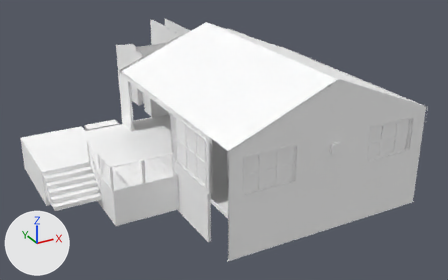
An edit to the glTF model tour/bim2/scene.opt-OS-REMODEL-open4k.glb, drawn before and after from the same camera.
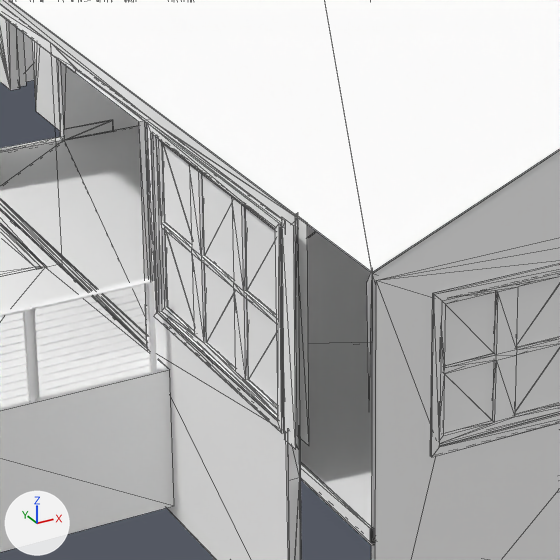
There are two pictures of each version: one whole from a 50 mm lens placed at (-23.7, -87.4, 34.8), pointed at (14.6, -17.9, 0.0), one close up on the part from 30% to 61% of the width and 30% to 80% of the height. Arrows for +X, +Y and +Z are at lower left; the lights stay in place. The last two pictures show the newer version. The close-ups show mesh edges as thin lines. Vertices at exactly the same position are counted once.

In view in the first close-up: 'ceilings|L1|gwb-l5#paint-ceiling-flat', 'floors|L1|oak-red-lauzon-vela', 'glass|L1|glass', 'openings|L1|window-frame', 'site|L1|deck-composite-grey', 'site|L1|deck-skirt', 'stairs|L1|steel-black', 'trim|-|hardie-trim#paint-ext-trim', 'walls|L1|hardie-lap#paint-ext-body', 'walls|L1|hardie-shingle#paint-ext-body', 'walls|L1|paint-int-flat#PAINT-BM-1472-SILVER-CHAIN', 'walls|L1|stud-2x4' and 4 more.
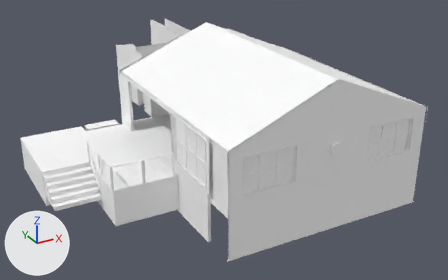
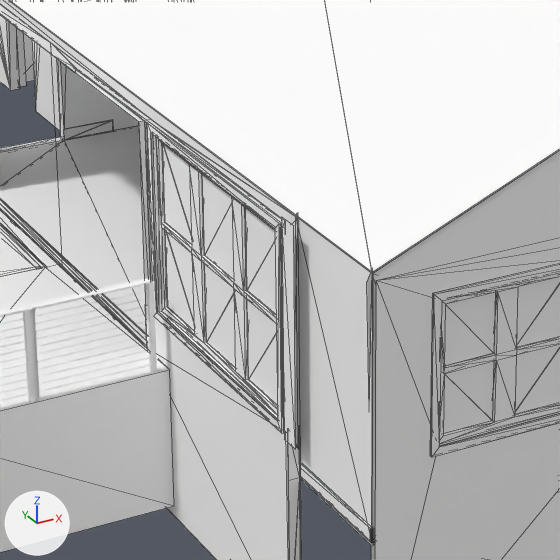
Boxes (x1, y1, x2, y2) around the edits, measured in the close-ups (560 x 560 px; the box of a moved part takes in the faces that stretch with it):
part 1 of me_walls_l1_paint_int_flat_paint_bm_1472_silver_chain, moved or reshaped
    before: (295, 215, 309, 446)
    after: (298, 218, 372, 527)

The change, as a diff of the scene's bpy script:
```diff
--- a/tour/bim2/scene.opt-OS-REMODEL-open4k.glb.py
+++ b/tour/bim2/scene.opt-OS-REMODEL-open4k.glb.py
@@ me_walls_l1_paint_int_flat_paint_bm_1472_silver_chain @@
 me_walls_l1_paint_int_flat_paint_bm_1472_silver_chain.from_pydata(...)  # 443 vertices, 511 faces; spans x 4.4..32.3, y -36.8..9.5, z -5.2..13.6
 # used by ob_walls_l1_paint_int_flat_paint_bm_1472_silver_chain; location = (0.0, 0.0, 0.0)
-me_walls_l1_paint_int_flat_paint_bm_1472_silver_chain.vertices[65].co = (4.8, -33.0, 1.2)  # pixel (309, 446)
-me_walls_l1_paint_int_flat_paint_bm_1472_silver_chain.vertices[66].co = (4.8, -32.3, 1.2)  # pixel (297, 435)
-me_walls_l1_paint_int_flat_paint_bm_1472_silver_chain.vertices[68].co = (4.8, -33.0, 8.1)  # pixel (307, 222)
+# me_walls_l1_paint_int_flat_paint_bm_1472_silver_chain part 1
+me_walls_l1_paint_int_flat_paint_bm_1472_silver_chain.vertices[65].co = (4.8, -36.6, 0.0)  # pixel (372, 542)
+me_walls_l1_paint_int_flat_paint_bm_1472_silver_chain.vertices[66].co = (4.8, -32.3, 0.0)
+me_walls_l1_paint_int_flat_paint_bm_1472_silver_chain.vertices[68].co = (4.8, -36.6, 8.0)  # pixel (373, 273)
 me_walls_l1_paint_int_flat_paint_bm_1472_silver_chain.materials.append(mat_paint_int_flat_paint_bm_1472_silver_chain)
```
